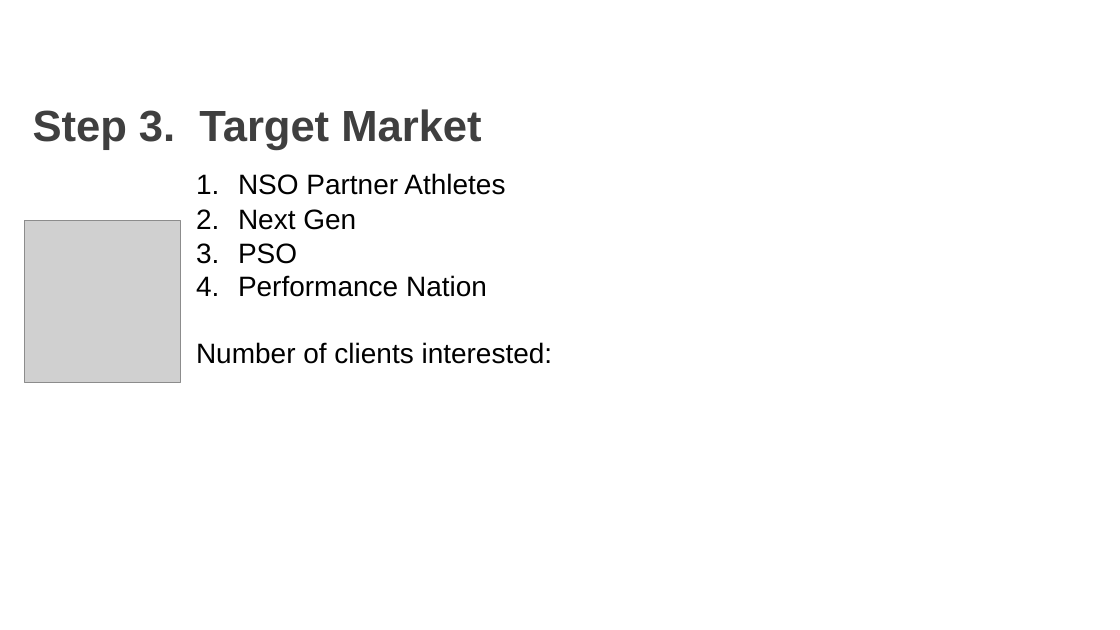
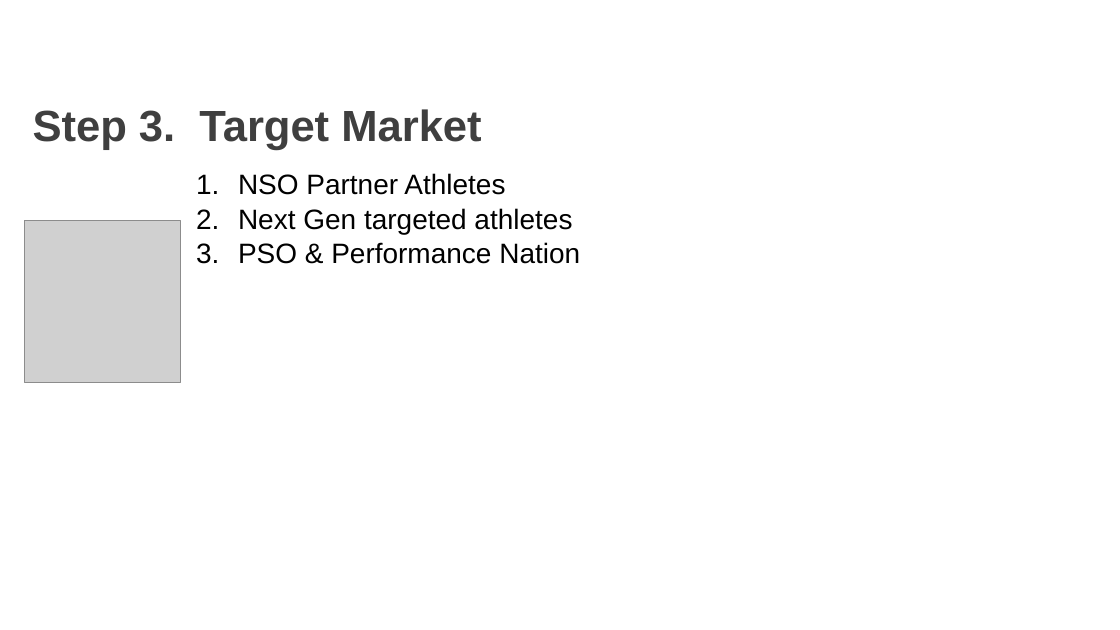
Before and after one commit to AKates717/CSI-Pacific-RTP, a slide deck: slide 4 of RTP Resources/RTP_Project_Pitch.pptx (slide 6 before the commit). Drawn at 1120x630 pixels with LibreOffice and Linux fonts; fonts in the diff are those of the drawing; grey boxes stand for pictures; background and template pictures are left out. Boxes give left, top, right and bottom in pixels: in the first picture for what was removed or moved away, otherwise in the second. Text is boxed around its words. In the diff, an @@ line names an element or a change of style, - is before the commit and + after.

```diff
--- a/RTP Resources/RTP_Project_Pitch.pptx
+++ b/RTP Resources/RTP_Project_Pitch.pptx
@@ text at <box>238,208,580,264</box>: text changed @@
-2. Next Gen
-3. PSO
-4. Performance Nation
-Number of clients interested:
+2. Next Gen targeted athletes
+3. PSO & Performance Nation
```
Also in this commit, not shown: 5 other slides changed, 2 slides removed, 40 other files.
